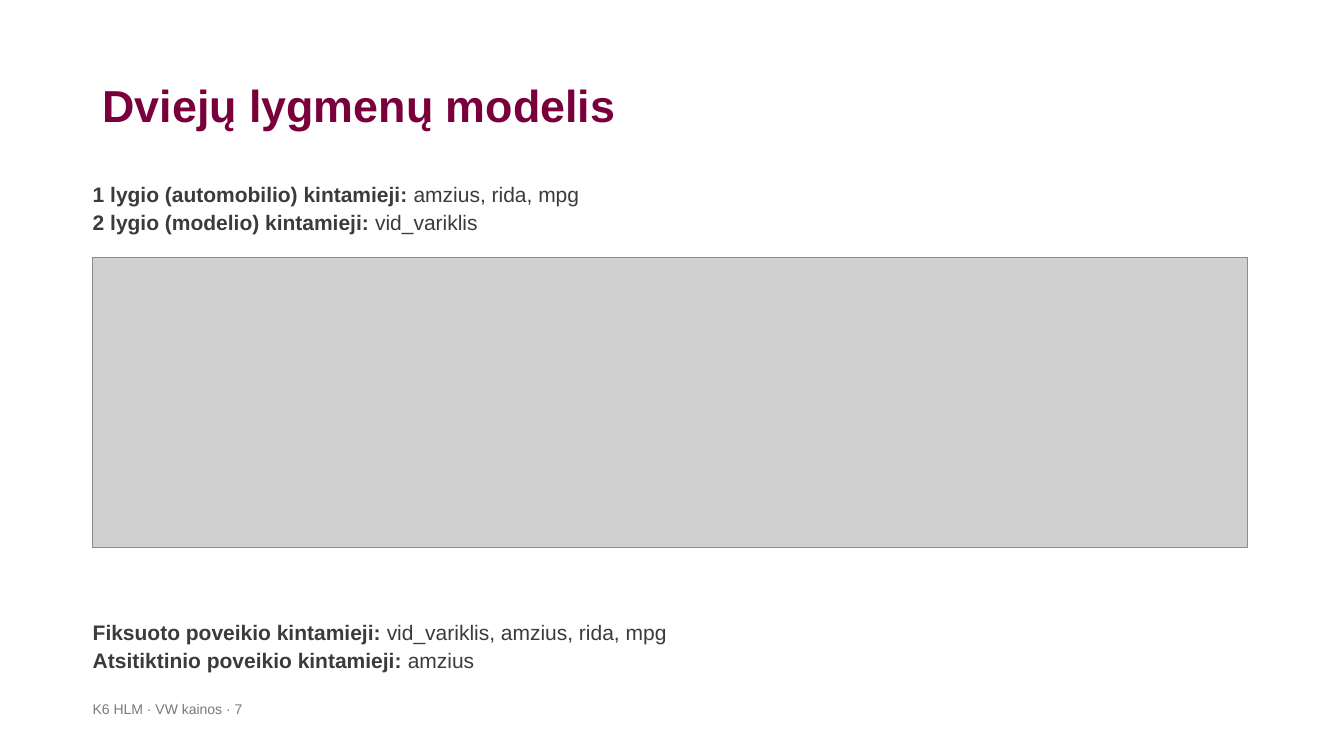
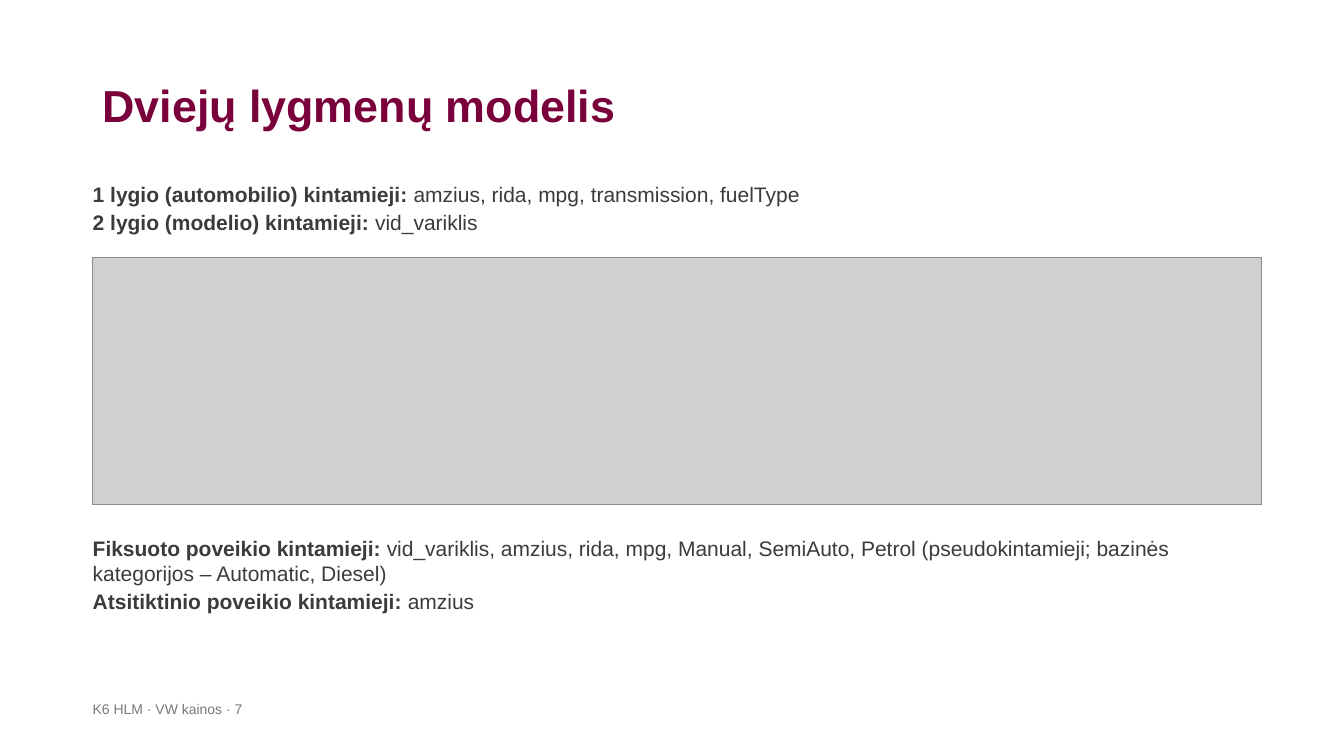
Before and after one commit to LidijaPu/K6, a slide deck: slide 7 of K6_HLM_VW_pristatymas-2.pptx. Drawn at 1344x756 pixels with LibreOffice and Linux fonts; fonts in the diff are those of the drawing; grey boxes stand for pictures; background and template pictures are left out. Boxes give left, top, right and bottom in pixels: in the first picture for what was removed or moved away, otherwise in the second. Text is boxed around its words. In the diff, an @@ line names an element or a change of style, - is before the commit and + after.

```diff
--- a/K6_HLM_VW_pristatymas-2.pptx
+++ b/K6_HLM_VW_pristatymas-2.pptx
@@ text at [93, 186, 799, 206]: text changed; bold off @@
-1 lygio (automobilio) kintamieji: amzius, rida, mpg
+1 lygio (automobilio) kintamieji: amzius, rida, mpg, transmission, fuelType
@@ picture: place and size @@
-picture at [93, 257, 1247, 547]
+picture at [93, 257, 1262, 505]
@@ text "Fiksuoto poveikio kintamieji: vid_variklis, amzius, ...": place and size @@
-text "Fiksuoto poveikio kintamieji: vid_variklis, amzius, ..." at [93, 624, 667, 673]
+text "Fiksuoto poveikio kintamieji: vid_variklis, amzius, ..." at [93, 540, 1169, 613]
@@ text at [93, 540, 1169, 585]: text changed @@
-Fiksuoto poveikio kintamieji: vid_variklis, amzius, rida, mpg
+Fiksuoto poveikio kintamieji: vid_variklis, amzius, rida, mpg, Manual, SemiAuto, Petrol (pseudokintamieji; bazinės kategorijos – Automatic, Diesel)
```
Also in this commit, not shown: 11 other slides changed, 2 slides removed, 4 other files.
